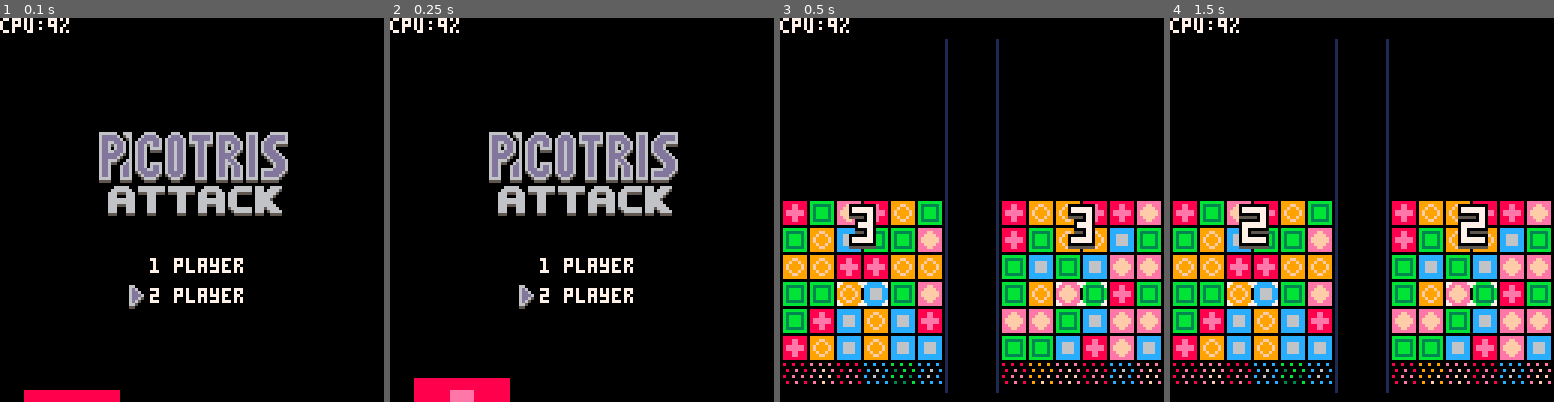
Above: before the commit, frames 1-4 (left to right).
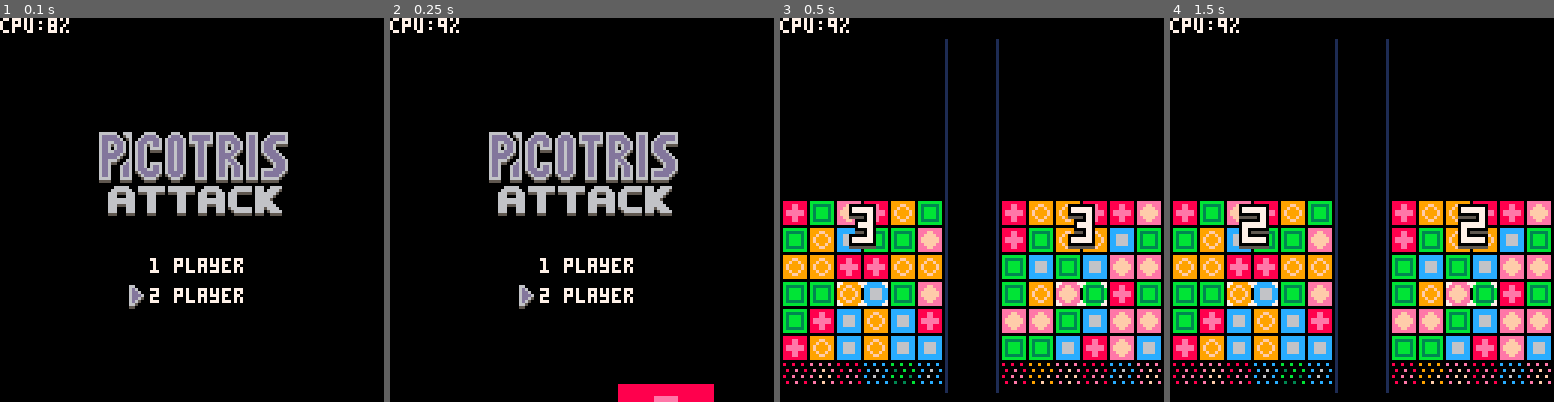
Above: after the commit, the same moments.

Repository: stevelavietes/pico8carts
Game: PICO-8 cartridge pa.p8
The game is run twice, just before and just after one commit, with the same random seed, the same clock (stepped at 60 frames per second) and the same inputs.
Inputs:
- Up to frame 1 (0.1 s): no input
- Up to frame 2 (0.25 s): no input
- Up to frame 3 (0.5 s): tap X (X key) at 0.33 s
- Up to frame 4 (1.5 s): tap O (Z key) at 0.7 s; tap X (X key) at 1.07 s

The runs differ from the first frame. In frame 1, 0.8% of the frame differs, in the area x 6-32%, y 2-100%; in frame 2, 2.7%, in the area x 6-85%, y 93-100%; in frame 3, nothing differs; in frame 4, nothing differs.

Commit message:
randomizes title background tile emission

Diff:
--- a/pa.p8
+++ b/pa.p8
@@ -554,13 +554,7 @@
 end
 
 function draw_title(t)
- pushc(0,-128)
- pushc(0,(g.tick%230))
- sspr(8,0,8,8,8,0,32,32)
- sspr(24,0,8,8,78,32,32,32)
- sspr(32,0,8,8,28,64,32,32)
- popc()
- popc()
+ draw_gobjs(t.ts)
  for i=1,15 do
   pal(i,0)
  end
@@ -583,6 +577,25 @@
 end
 
 function update_title(t,s)
+ if rnd(1)>.92 then
+  add(t.ts,{
+   x=flr(rnd(128)),
+   y=128+16,
+   r=flr(rnd(2))+1,
+   sx=8*(flr(rnd(5))+1),
+   update=function(t,s)
+    t.y-=t.r
+    if t.y<-16 then
+     del(s,t)
+    end
+   end,
+   draw=function(t)
+    rect(-17,-17,16,16,0)
+    sspr(t.sx,0,8,8,-16,-16,32,32)
+   end
+  })
+ end
+ update_gobjs(t.ts)
  if btn(5,0)then
   del(s,t)
   local bs={}
@@ -619,6 +632,7 @@
 
 function make_title()
  return {
+  ts={},
   np=2, --num players
   draw=draw_title,
   update=update_title
